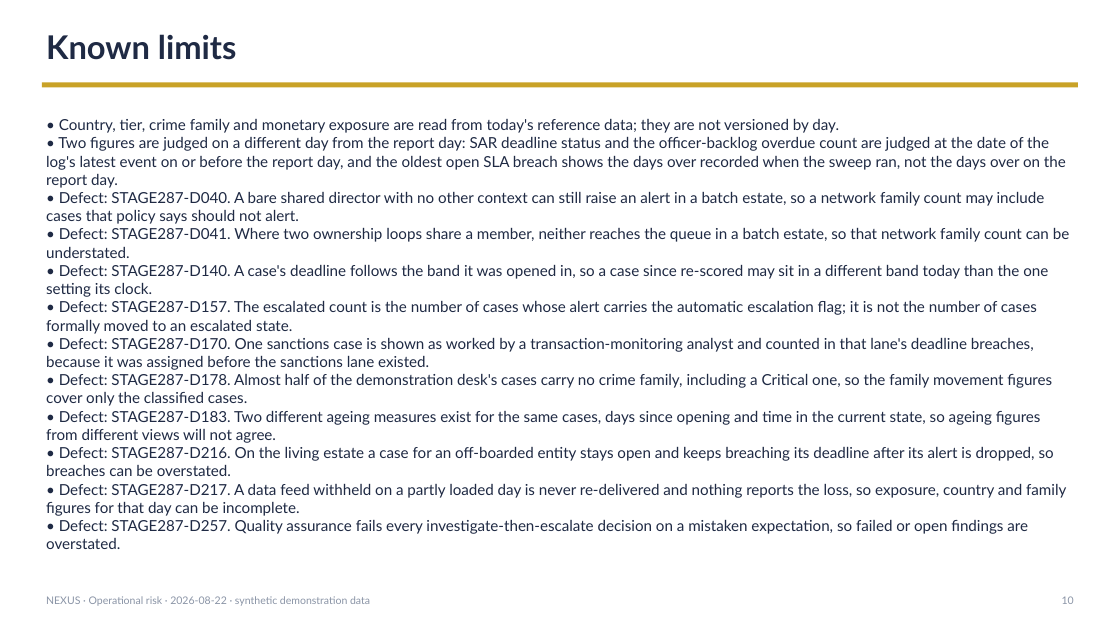
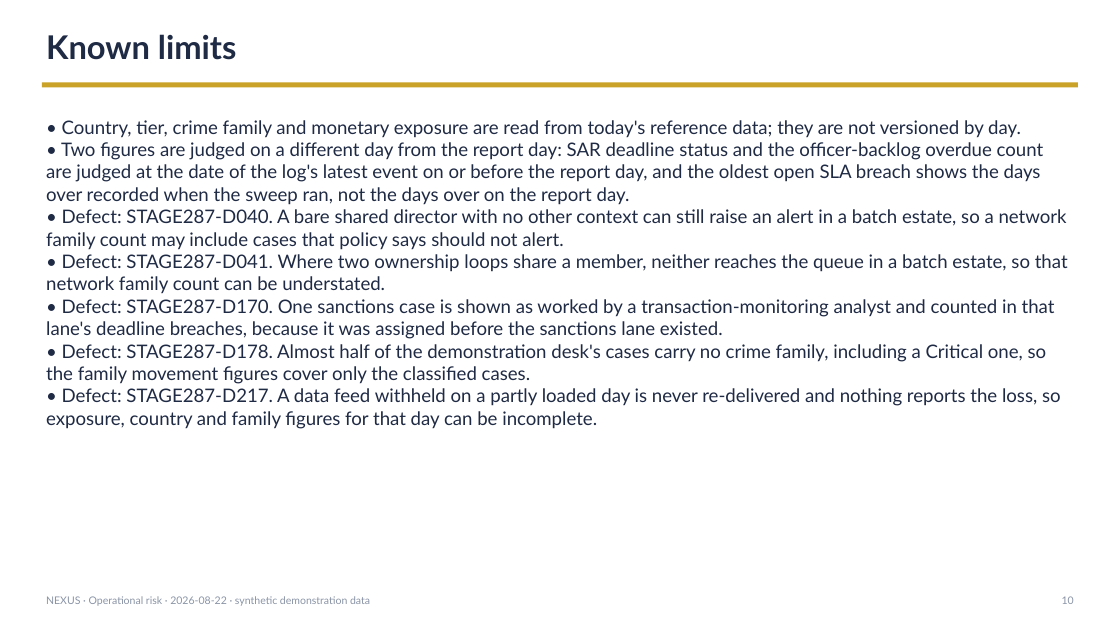
Before and after one commit to dhartwig-fc/dan-hartwig-portfolio, a slide deck: slide 10 of projects/nexus/runtime-demo/risk_report.pptx. Drawn at 1120x630 pixels with LibreOffice and Linux fonts; fonts in the diff are those of the drawing. Boxes give left, top, right and bottom in pixels: in the first picture for what was removed or moved away, otherwise in the second. Text is boxed around its words. In the diff, an @@ line names an element or a change of style, - is before the commit and + after.

Commit message:
sync(nexus): operational-risk report -- five known limits leave the report with the defects that closed them (fc-10 STAGE287-D140, D157, D183, D216, D257; combined landing sdd/landing-ops-group)

```diff
--- a/projects/nexus/runtime-demo/risk_report.pptx
+++ b/projects/nexus/runtime-demo/risk_report.pptx
@@ text "• Country, tier, crime family ..." at [46, 120, 1068, 429]: size 13 to 16 pt @@
@@ text at [46, 265, 1048, 334]: paragraphs removed @@
-• Defect: STAGE287-D140. A case's deadline follows the band it was opened in, so a case since re-scored may sit in a different band today than the one setting its clock.
-• Defect: STAGE287-D157. The escalated count is the number of cases whose alert carries the automatic escalation flag; it is not the number of cases formally moved to an escalated state.
@@ text at [46, 411, 1054, 476]: paragraphs removed @@
-• Defect: STAGE287-D183. Two different ageing measures exist for the same cases, days since opening and time in the current state, so ageing figures from different views will not agree.
-• Defect: STAGE287-D216. On the living estate a case for an off-boarded entity stays open and keeps breaching its deadline after its alert is dropped, so breaches can be overstated.
@@ text at [46, 520, 1028, 549]: paragraph removed @@
-• Defect: STAGE287-D257. Quality assurance fails every investigate-then-escalate decision on a mistaken expectation, so failed or open findings are overstated.
```
Also in this commit, not shown: 1 other file.
